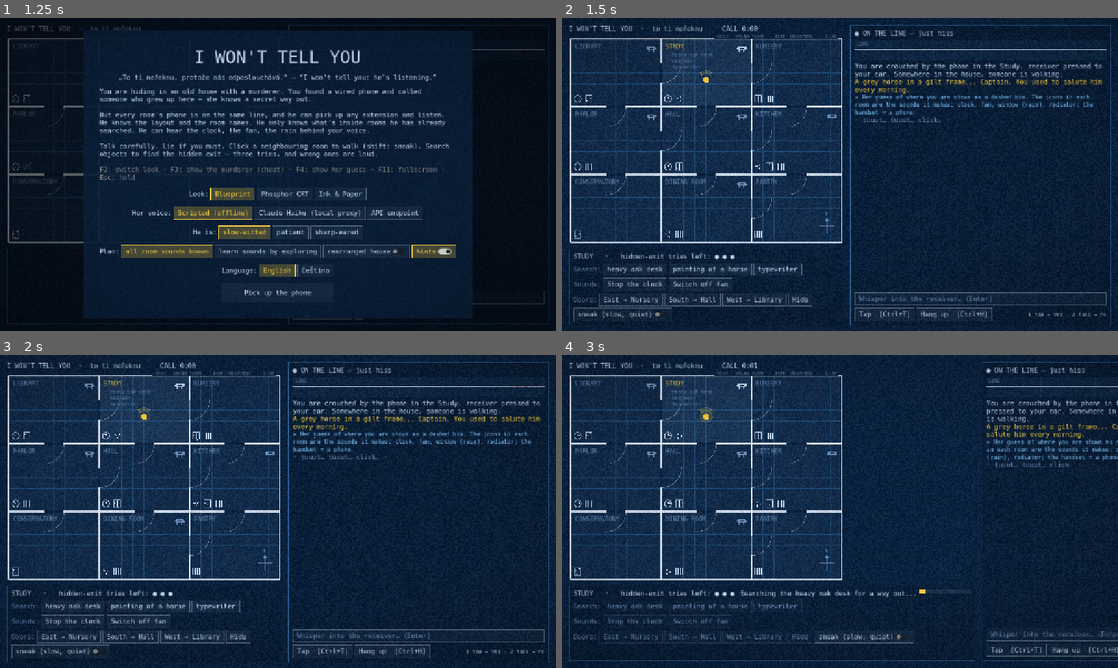
Above: before the commit, frames 1-4 (two rows, left to right).
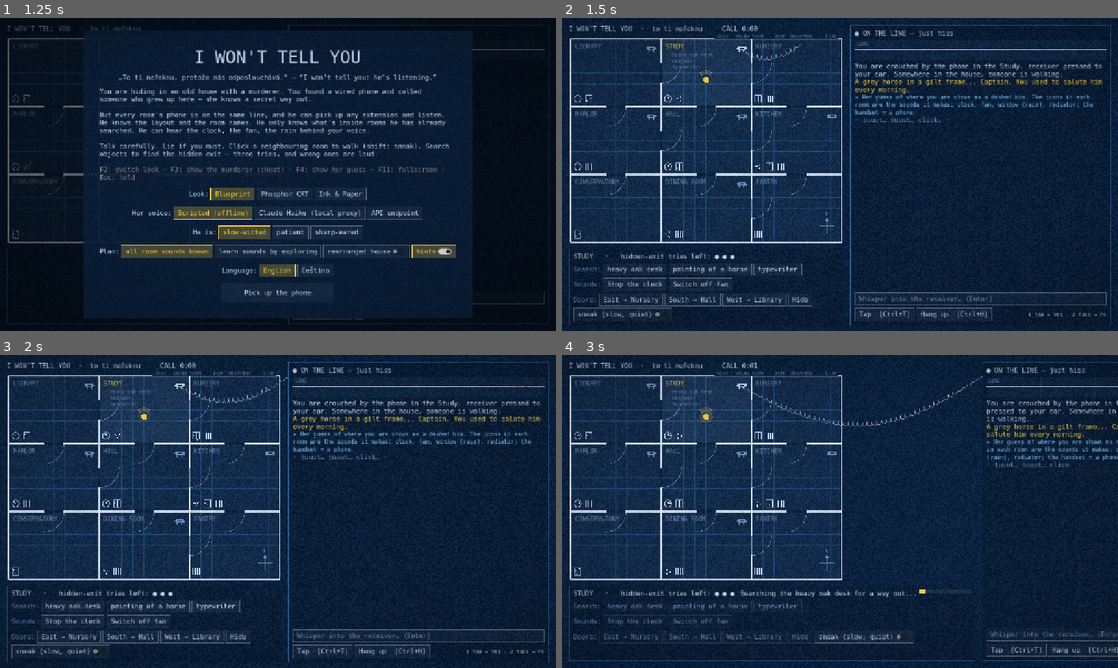
Above: after the commit, the same moments.

Repository: Vikvam/oiside-jam-2610
Game: Godot game, scene res://main.tscn
Two runs of this game, one before a commit and one after it. Both use one fixed random seed, a clock stepped at 60 frames per second and the inputs below.
Inputs (mouse positions are in pixels of both pictures, inside the frame that each line leads up to):
- Up to frame 1 (1.25 s): click (417, 296) at 0.52 s; type "12" at 0.6 s
- Up to frame 2 (1.5 s): click "Pick up the phone" at 1.25 s
- Up to frame 3 (2 s): no input
- Up to frame 4 (3 s): click "heavy oak desk" at 2 s; click "really? (loud if wrong)" at 2.75 s

Frame 1 is identical in both runs. In frame 2, less than 0.1% of the frame differs, in the area x 32-44%, y 8-14%; in frame 3, less than 0.1%; in frame 4, 0.2%, in the area x 32-76%, y 6-24%.

Commit message:
Coiled phone cord from your handset to the phone panel while on the line
Co-Authored-By: Claude Opus 5.5 <noreply@anthropic.com>

Diff:
--- a/scripts/main.gd
+++ b/scripts/main.gd
@@ -30,6 +30,7 @@
 var over_panel: PanelContainer
 var header_label: Label
 var peek_btn: Button
+var cord: Cord
 var flash: ColorRect
 var pause_layer: CanvasLayer
 var paused := false
@@ -200,6 +201,11 @@
 	phone.size_flags_horizontal = Control.SIZE_EXPAND_FILL
 	phone.voice_char.connect(func(c, k): sfx.on_voice_char(c, k))
 	h.add_child(phone)
+	cord = Cord.new()
+	cord.plan = plan
+	cord.phone = phone
+	ui.add_child(cord)
+	ui.move_child(cord, 0)  # under the plan, like a cord under the paper
 
 
 func _build_post() -> void:
@@ -591,6 +597,7 @@
 	game.rescuer = _make_rescuer(game)
 	game.event.connect(_on_game_event)
 	plan.bind(game)
+	cord.game = game
 	plan.explore_mode = explore_mode
 	phone.hints = hints_on
 	phone._hinted.clear()
--- /dev/null
+++ b/scripts/ui/cord.gd
@@ -0,0 +1,48 @@
+class_name Cord
+extends Control
+## A coiled telephone cord from the handset in your room to the phone panel.
+## Only drawn while you're on the line. Purely decorative, but it makes
+## "you are on the line right now" impossible to miss.
+
+var game: Game
+var plan: PlanView
+var phone: Control
+var _t := 0.0
+var _extend := 0.0   # 0..1, animates the cord in and out
+
+
+func _ready() -> void:
+	set_anchors_preset(Control.PRESET_FULL_RECT)
+	mouse_filter = Control.MOUSE_FILTER_IGNORE
+
+
+func _process(dt: float) -> void:
+	_t += dt
+	var on := game != null and not game.over and game.player_on_line()
+	_extend = move_toward(_extend, 1.0 if on else 0.0, dt * 3.0)
+	queue_redraw()
+
+
+func _draw() -> void:
+	if game == null or plan == null or phone == null or _extend <= 0.01:
+		return
+	var r := plan._rect(game.player_room)
+	var a := plan.get_global_rect().position + r.position + Vector2(r.size.x - 22, 26) - get_global_rect().position
+	var pr := phone.get_global_rect()
+	var b := pr.position + Vector2(0, 34) - get_global_rect().position
+	b = a.lerp(b, _extend)
+	var col: Color = Style.c("her")
+	col.a = 0.5
+	var loops := a.distance_to(b) / 11.0
+	var n := int(loops * 12.0) + 16
+	var dir := (b - a).normalized()
+	var perp := dir.orthogonal()
+	var pts := PackedVector2Array()
+	var sag := a.distance_to(b) * 0.18
+	for i in n + 1:
+		var f := float(i) / n
+		var base := a.lerp(b, f) + Vector2(0, sin(PI * f) * sag + sin(_t * 1.3 + f * 3.0) * 3.0 * sin(PI * f))
+		var ang := f * loops * TAU
+		var rad := 4.5 * minf(1.0, f * 6.0) * minf(1.0, (1.0 - f) * 6.0)
+		pts.append(base + perp * sin(ang) * rad + dir * cos(ang) * rad * 0.6)
+	draw_polyline(pts, col, 1.3, true)
Not shown, added: scripts/ui/cord.gd.uid
